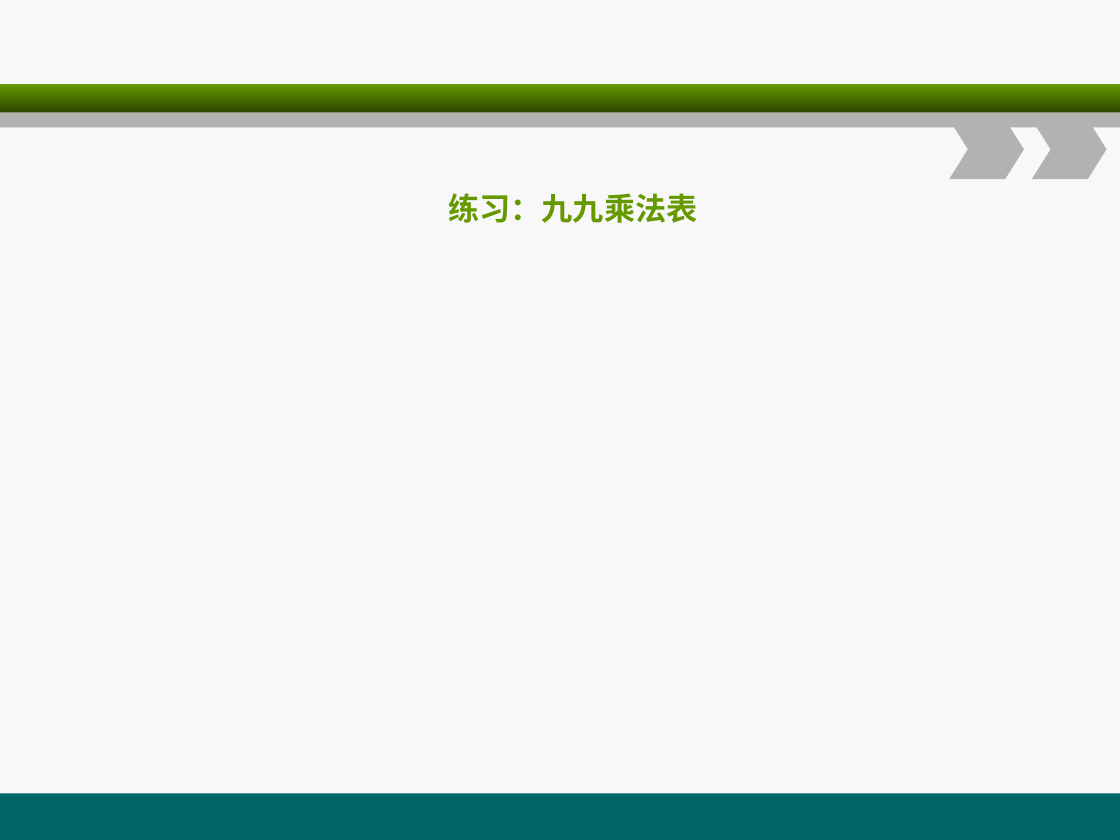
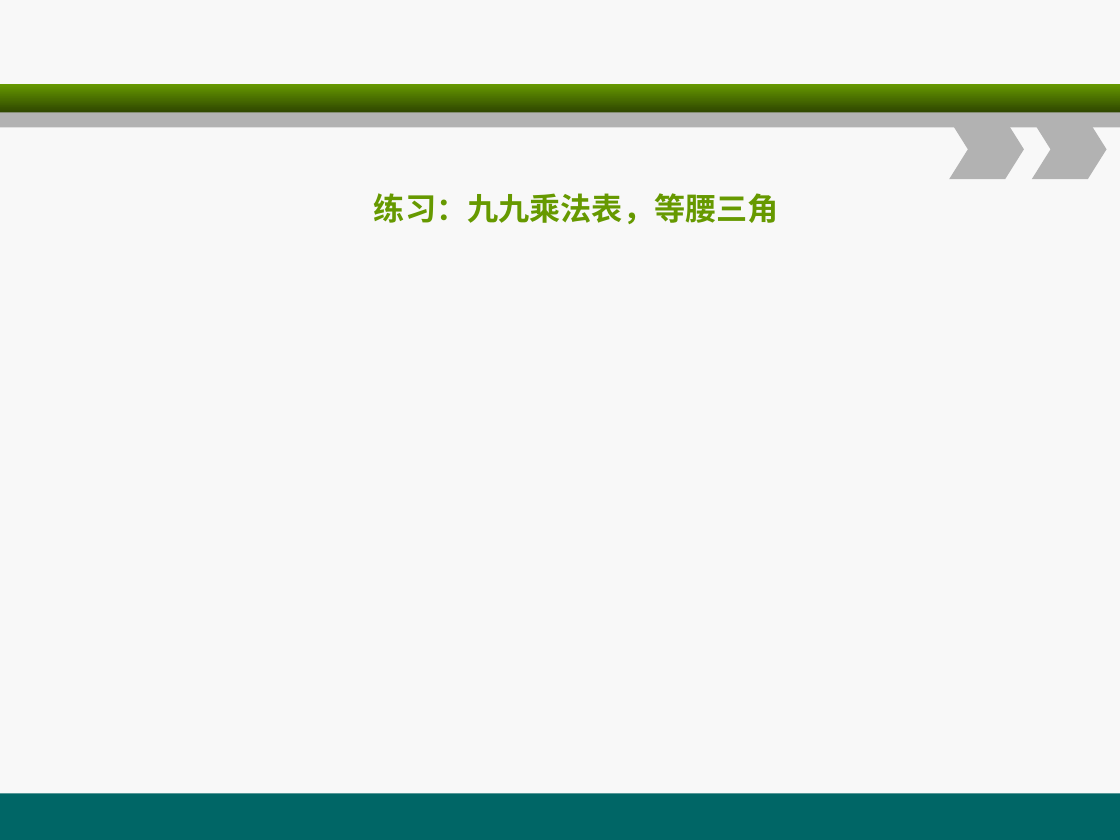
Before and after one commit to christwei/gitDoc, a slide deck: slide 48 of 课件/环宇/java编程基础/A2.ppt. Drawn at 1120x840 pixels with LibreOffice and Linux fonts; fonts in the diff are those of the drawing. Boxes give left, top, right and bottom in pixels: in the first picture for what was removed or moved away, otherwise in the second. Text is boxed around its words. In the diff, an @@ line names an element or a change of style, - is before the commit and + after.

```diff
--- a/课件/环宇/java编程基础/A2.ppt
+++ b/课件/环宇/java编程基础/A2.ppt
@@ text at (x1=374, y1=193, x2=779, y2=224): text changed @@
-练习：九九乘法表
+练习：九九乘法表，等腰三角
```
Also in this commit, not shown: 4 other slides changed, 1 slide added, 1 slide removed, 12 other files.
